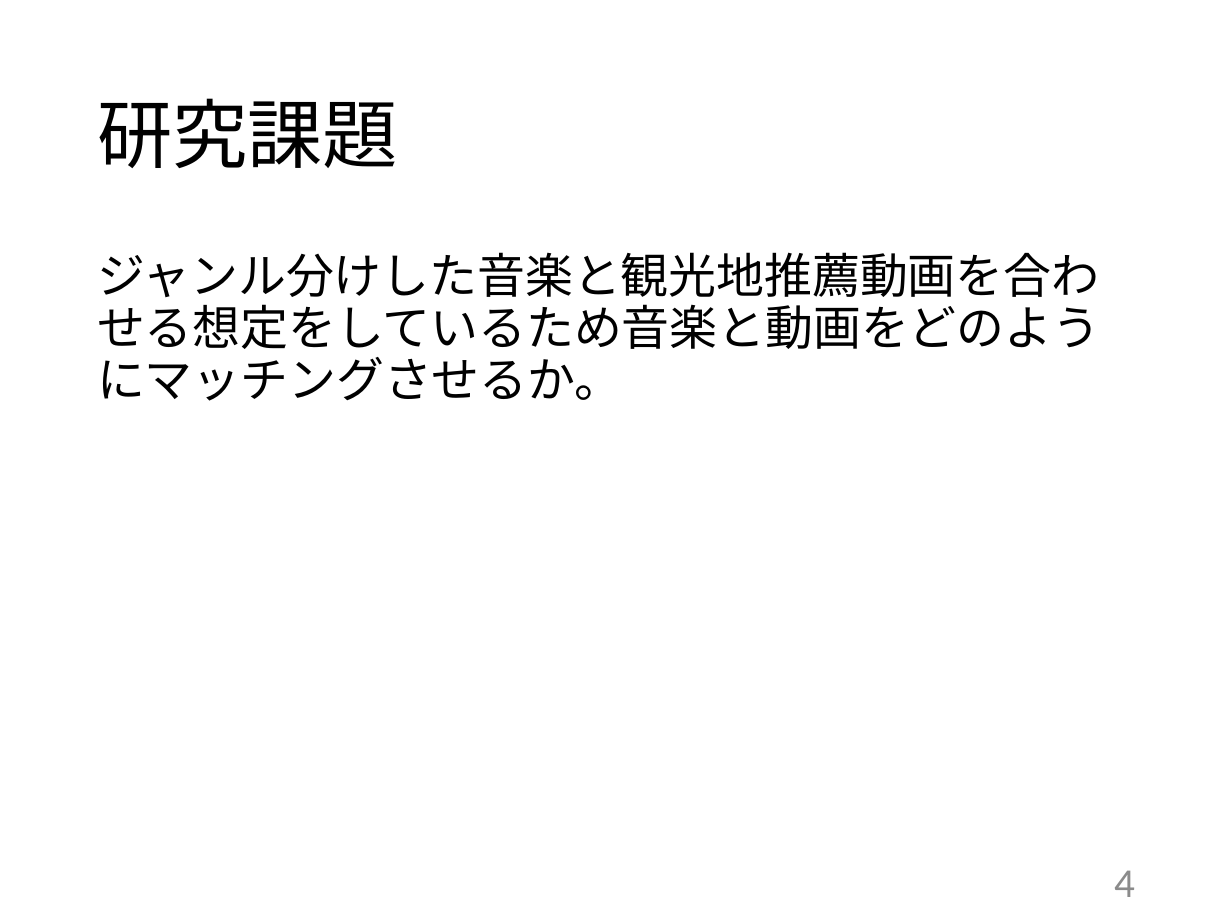
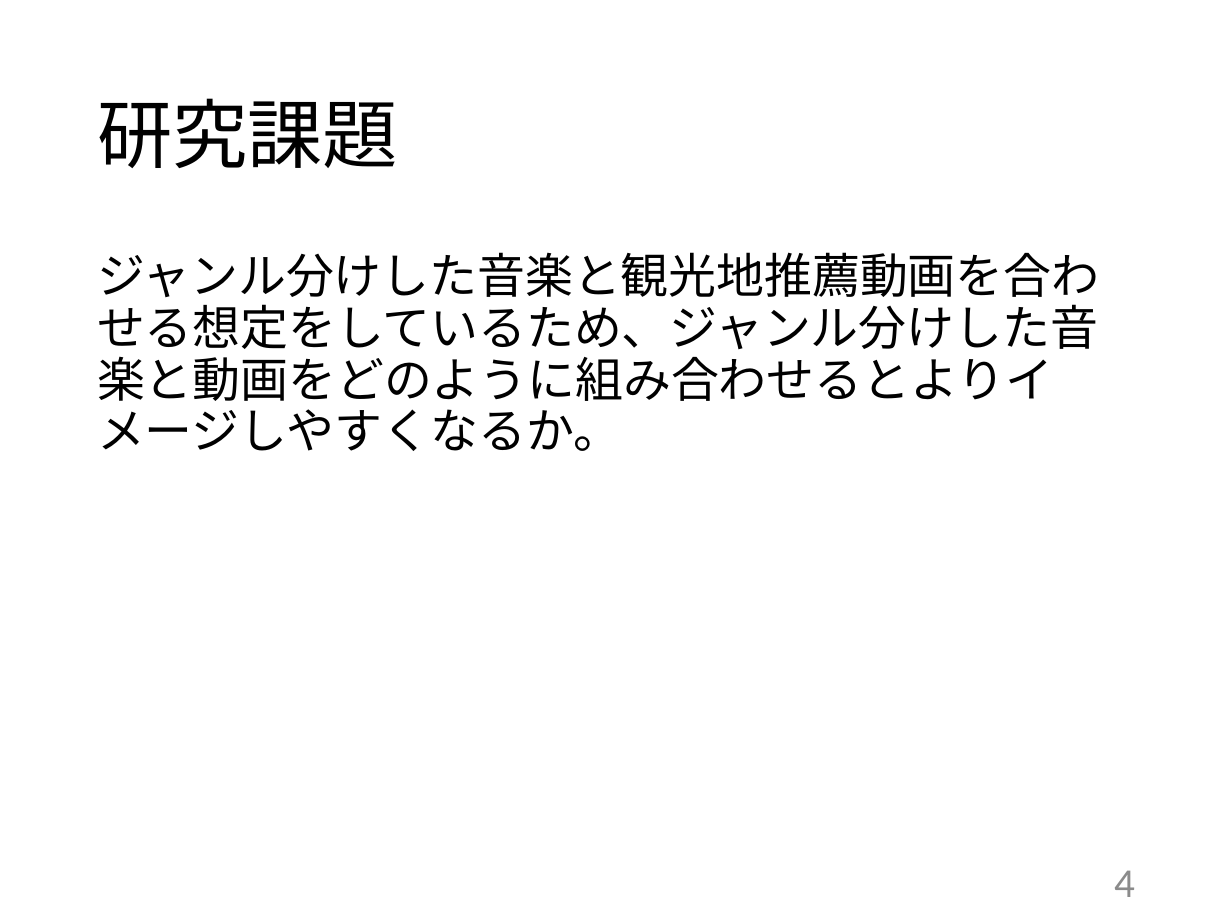
Before and after one commit to kait-takanolab/1821144-yoshii-thesis, a slide deck: slide 4 of 学部_中間発表_1821144.pptx. Drawn at 1232x924 pixels with LibreOffice and Linux fonts; fonts in the diff are those of the drawing. Boxes give left, top, right and bottom in pixels: in the first picture for what was removed or moved away, otherwise in the second. Text is boxed around its words. In the diff, an @@ line names an element or a change of style, - is before the commit and + after.

```diff
--- a/学部_中間発表_1821144.pptx
+++ b/学部_中間発表_1821144.pptx
@@ text at box(97, 252, 1099, 451): text changed @@
-ジャンル分けした音楽と観光地推薦動画を合わせる想定をしているため音楽と動画をどのようにマッチングさせるか。
+ジャンル分けした音楽と観光地推薦動画を合わせる想定をしているため、ジャンル分けした音楽と動画をどのように組み合わせるとよりイメージしやすくなるか。
```
Also in this commit, not shown: 5 other slides changed.
